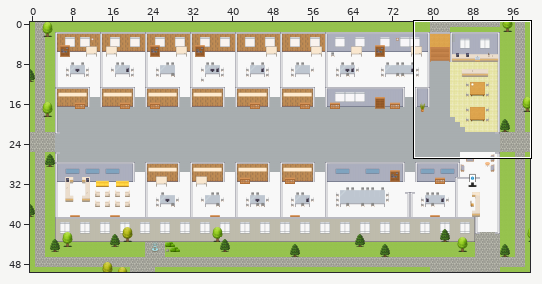
Tiled map (JSON) -- maps/Cyber-Security-Culture-Enablement-Platform.tmj. The first picture is a wide view before the edit; the outline marks the close-up.
Close-up. Old version:
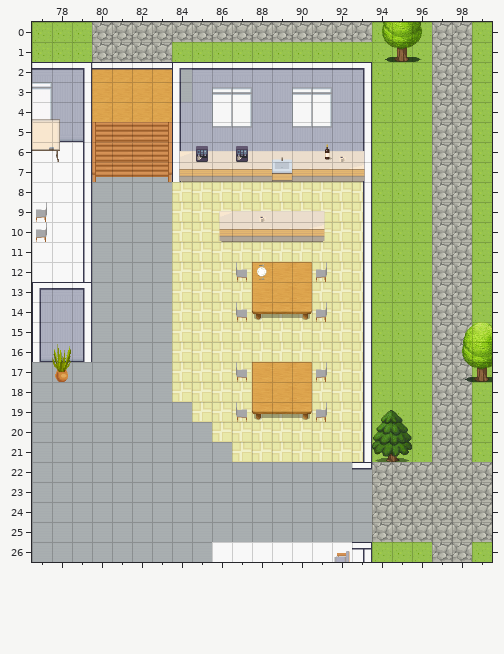
Cells are 32x32 px. Shown: x 77..99, y 0..26. The commit also changed other parts of the map, which this record leaves out.
Now the later version:
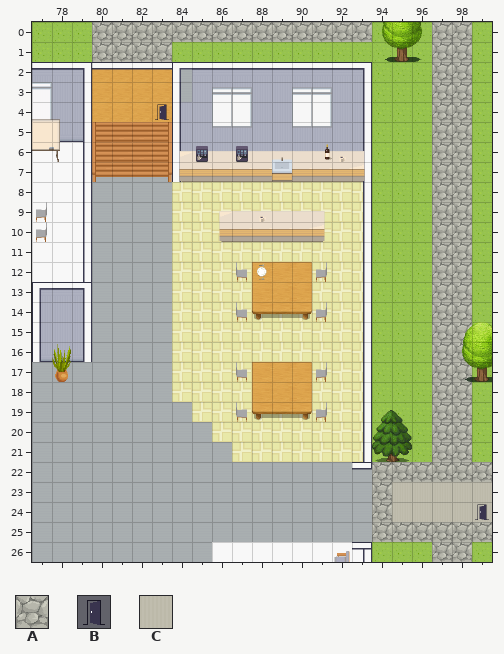
Key: from "Exterior": A 638; from "User_Zones": B 65; from "room2": C 328.
_ is an empty cell, . an unchanged one.
Difference:
--- layer "outside"
@@ x 95..99 @@
-23 AAAAA
-24 AAAAA
+23 CCCCC
+24 CCCCC
--- layer "zones"
@@ x 83..83 @@
- 4 _
+ 4 B
@@ x 99..99 @@
-24 _
+24 B
Where, in picture pixels (left, top, right, bottom), the same in both close-ups:
added: (155, 104, 169, 120)
changed: (392, 482, 492, 522)
